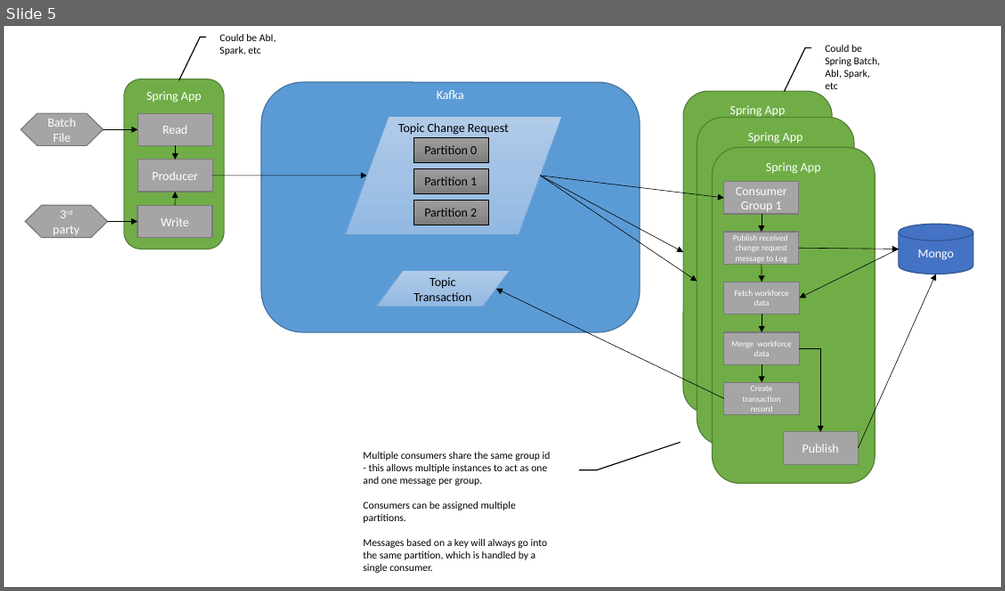
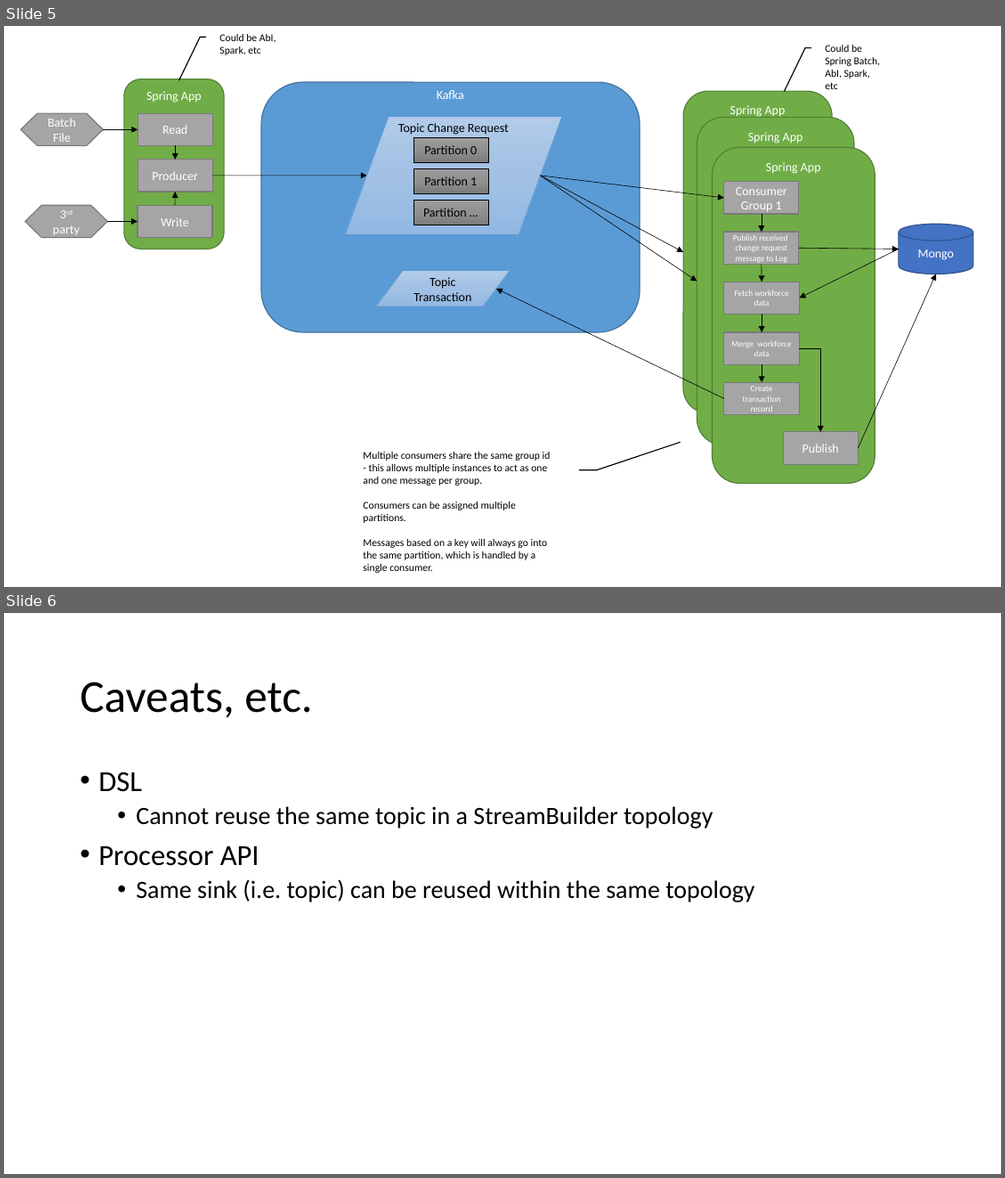
Before and after one commit to thzero/KafkaStreamsExample, a slide deck: Presentation1.pptx. Shown one above the other, each under a label of ours: slide 5 before the commit, slides 5 and 6 after it. The pictures are 1005x591 and 1005x1178 pixels, drawn with LibreOffice and Linux fonts; fonts in the diff are those of the drawing. Boxes give left, top, right and bottom in pixels: in the first picture for what was removed or moved away, otherwise in the second. Text is boxed around its words. In the diff, an @@ line names an element or a change of style, - is before the commit and + after.

```diff
--- a/Presentation1.pptx
+++ b/Presentation1.pptx
@@ slide 6 added at <box>4,613,1001,1174</box>, background #FFFFFF @@
@@ title added at <box>80,682,312,718</box>, 44 pt, text #000000 @@
+Caveats, etc.
@@ text added at <box>98,771,754,902</box>, 24 pt, text #000000 @@
+• DSL
+  • Cannot reuse the same topic in a StreamBuilder topology
+• Processor API
+  • Same sink (i.e. topic) can be reused within the same topology
@@ slide 5 changed as well @@
@@ text in rectangle at <box>423,208,467,216</box>: text changed @@
-Partition 2
+Partition …
```
Also in this commit, not shown: 8 other slides changed, 9 other files.
